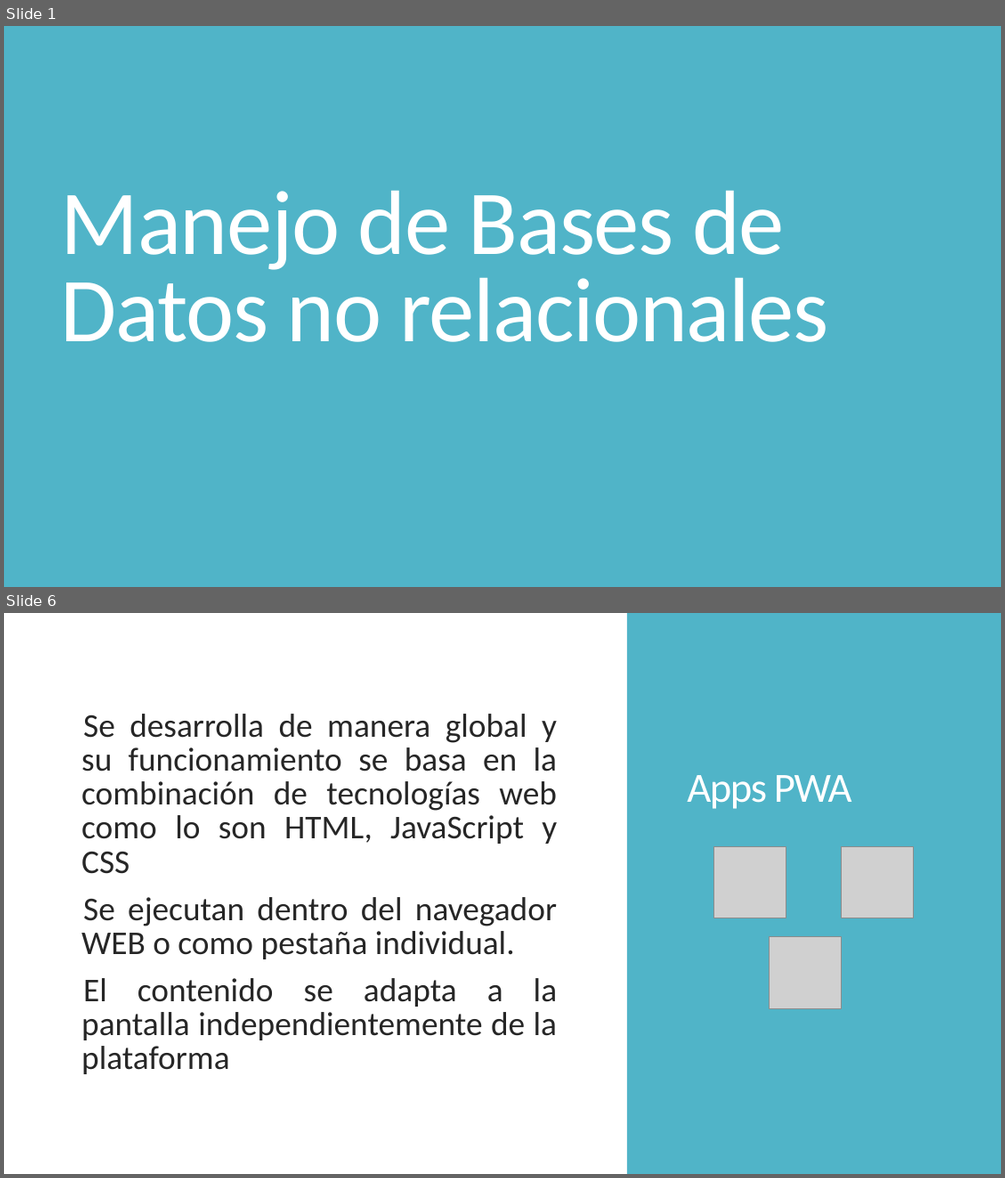
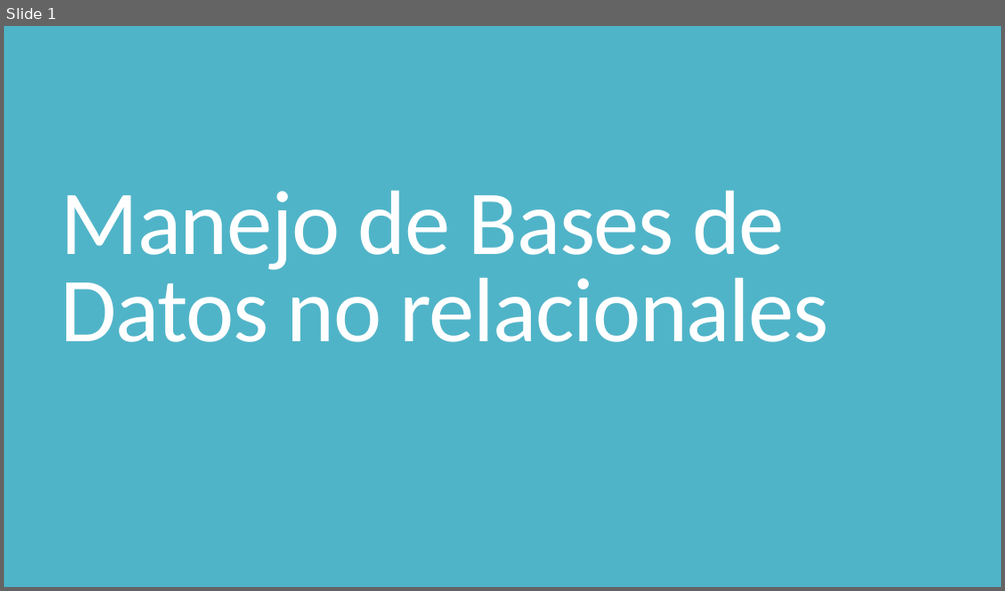
Before and after one commit to javiermelo1672/CursoIonic, a slide deck: Presentaciones/4. Manejo de bases de datos no relacionales.pptx. Shown one above the other, each under a label of ours: slides 1 and 6 before the commit, slide 1 after it; the slides between them are not shown. The pictures are 1005x1178 and 1005x591 pixels, drawn with LibreOffice and Linux fonts; fonts in the diff are those of the drawing; grey boxes stand for pictures. Boxes give left, top, right and bottom in pixels: in the first picture for what was removed or moved away, otherwise in the second. Text is boxed around its words. In the diff, an @@ line names an element or a change of style, - is before the commit and + after.

```diff
--- a/Presentaciones/4. Manejo de bases de datos no relacionales.pptx
+++ b/Presentaciones/4. Manejo de bases de datos no relacionales.pptx
@@ slide 6 removed at (4,613,1001,1174), background #FFFFFF @@
@@ rectangle removed at (627,613,1001,1174) @@
@@ text removed at (81,714,557,1074) @@
-  Se desarrolla de manera global y su funcionamiento se basa en la combinación de tecnologías web como lo son HTML, JavaScript y CSS
-  Se ejecutan dentro del navegador WEB o como pestaña individual.
-  El contenido se adapta a la pantalla independientemente de la plataforma
@@ title removed at (687,775,852,809) @@
-Apps PWA
@@ picture removed at (713,846,785,918) @@
@@ picture removed at (841,846,914,918) @@
@@ picture removed at (769,937,841,1008) @@
```
Also in this commit, not shown: 29 slides added, 16 other slides removed, 5 other files.
